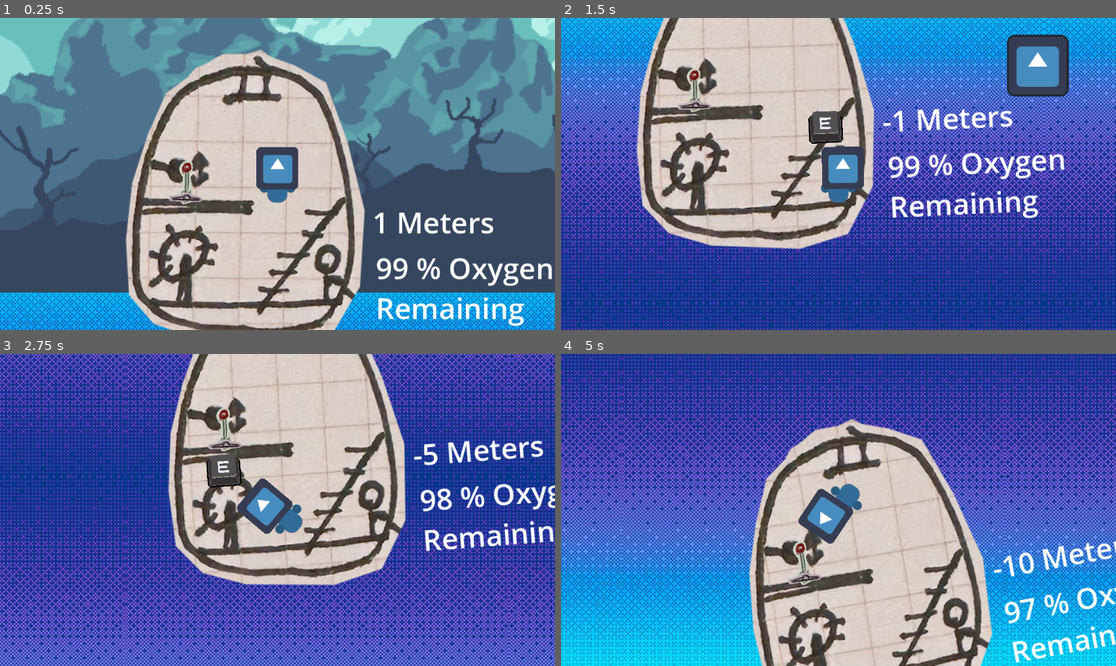
Above: before the commit, frames 1-4 (two rows, left to right).
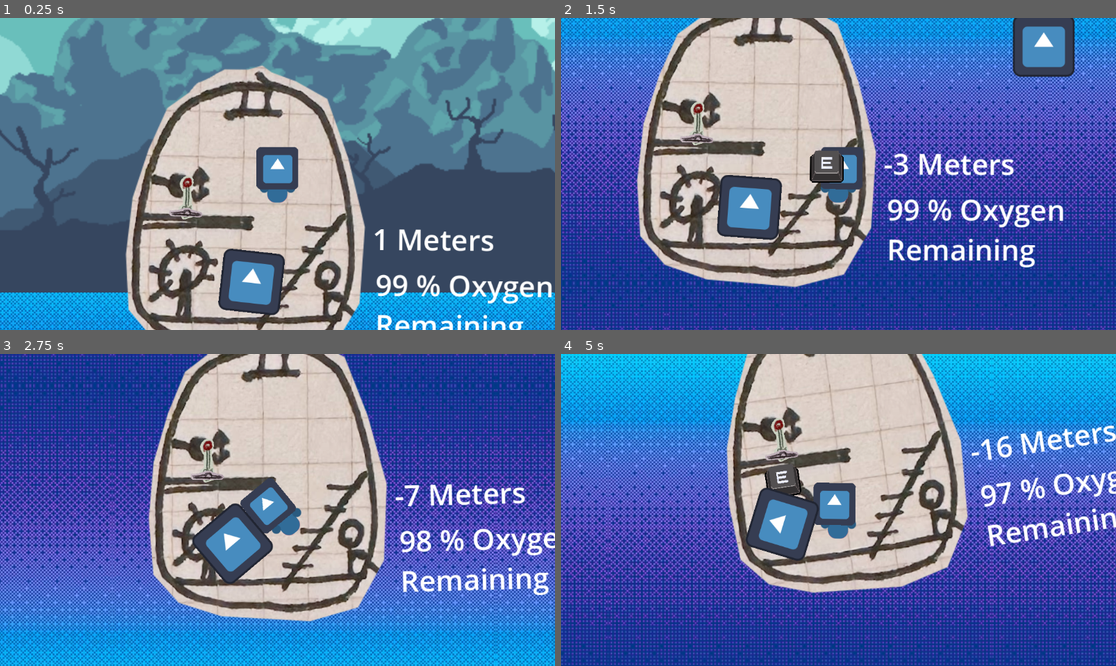
Above: after the commit, the same moments.

Repository: calzila/GGJ_2025
Game: Godot game, scene res://Overworld.tscn
Two runs of this game, one before a commit and one after it. Both use one fixed random seed, a clock stepped at 60 frames per second and the inputs below. The engine's default icon, where the game draws it, is replaced by a stand-in: a white triangle on a blue panel in a dark square.
Inputs:
- Up to frame 1 (0.25 s): no input
- Up to frame 2 (1.5 s): tap Enter (ui_accept) at 0.5, 0.77 s; hold D (move_right) from 0.53 s (still down); tap E (Grab) at 0.6, 1.35 s
- Up to frame 3 (2.75 s): tap Enter (ui_accept) at 1.52 s; release D (move_right) at 2.03 s; hold A (move_left) from 2.03 s (still down); tap E (Grab) at 2.1 s
- Up to frame 4 (5 s): release A (move_left) at 2.78 s; hold D (move_right) 2.78-4.28 s; tap E (Grab) at 2.85, 3.6, 4.35 s; tap Enter (ui_accept) at 3.02, 3.77, 4.52 s; hold A (move_left) from 4.28 s (still down)

The runs differ from the first frame. In frame 1, 22% of the frame differs, in the area x 22-100%, y 10-100%; in frame 2, 60%; in frame 3, 71%; in frame 4, 90%, in the area x 0-100%, y 0-100%.
Error in both runs: Invalid assignment of property or key 'playerIsHolding' with value of type 'bool' on a base object of type 'Nil'. (res://grabber.gd:35)

Commit message:
Setting up an infinite loop of spawning in fish

Diff:
--- a/the_sub.gd
+++ b/the_sub.gd
@@ -7,12 +7,18 @@
 var surfacingIntiated = false
 var player
 
+var newFish
+
 var oxygen = 1.0
 
 
 # Called when the node enters the scene tree for the first time.
 func _ready() -> void:
 	var button_surfacing = $Area2D_Button
+
+	# get the fish ready for when we need it
+	newFish = load("res://Fish.tscn")
+	newFish = preload("res://Fish.tscn")
 
 	# Start the timer to spawn a fish
 	_spawn_a_fish()
@@ -60,7 +66,9 @@
 
 
 func _spawn_a_fish():
-	print("Spawn a fish!")
+	var fishInstance = newFish.instantiate()
+	add_child(fishInstance)
+	fishInstance.position = Vector2(1,0)
 	$TimerFishSpawn.start(5)
 	pass
 
